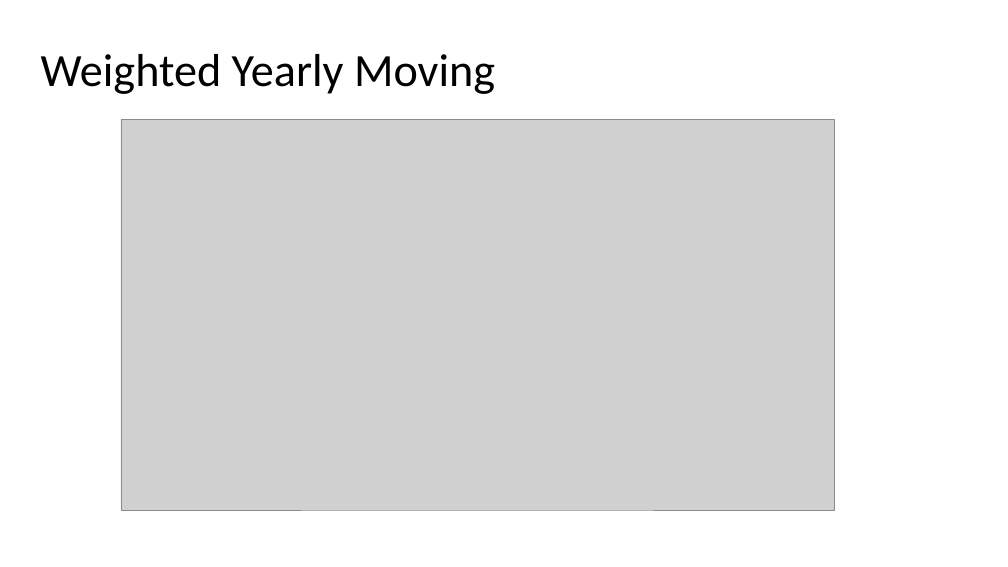
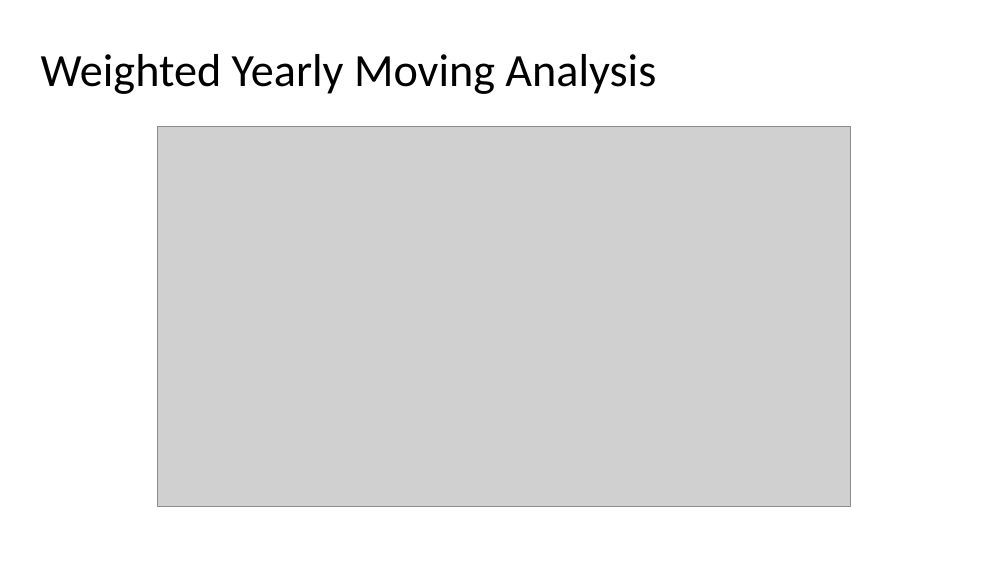
Before and after one commit to kennysiegler/first-project, a slide deck: slide 13 of Presentation1.pptx (slide 11 before the commit). Drawn at 1008x567 pixels with LibreOffice and Linux fonts; fonts in the diff are those of the drawing; grey boxes stand for pictures. Boxes give left, top, right and bottom in pixels: in the first picture for what was removed or moved away, otherwise in the second. Text is boxed around its words. In the diff, an @@ line names an element or a change of style, - is before the commit and + after.

```diff
--- a/Presentation1.pptx
+++ b/Presentation1.pptx
@@ title at <box>41,54,656,94</box>: text changed @@
-Weighted Yearly Moving
+Weighted Yearly Moving Analysis
@@ picture: place and size @@
-picture at <box>121,119,834,510</box>
+picture at <box>157,126,851,507</box>
```
Also in this commit, not shown: 4 other slides changed, 3 slides added.
